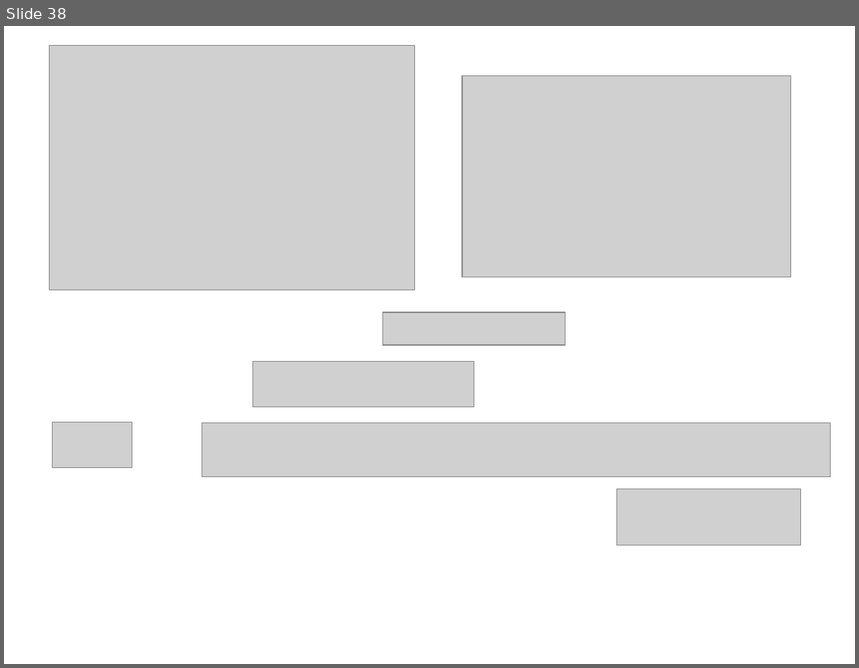
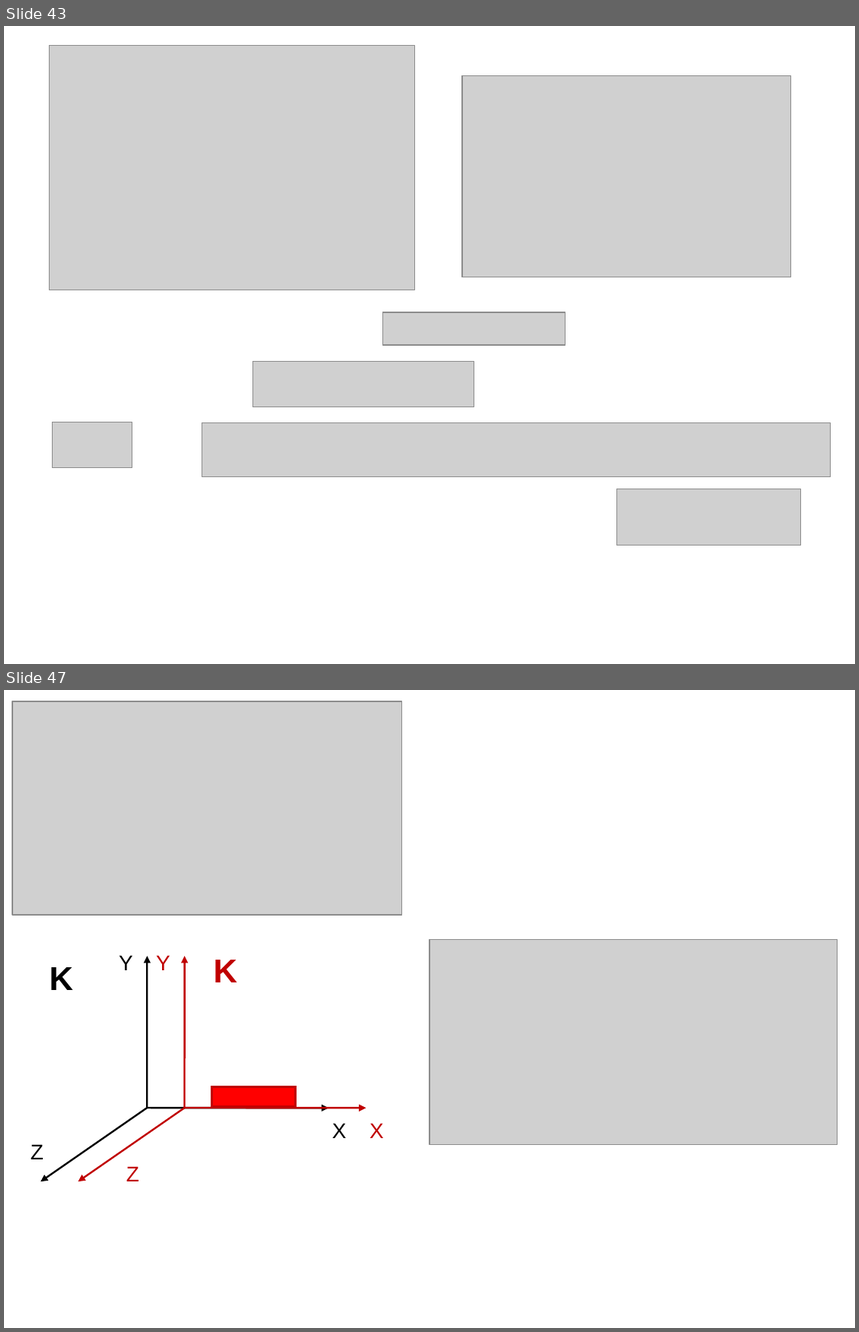
Before and after one commit to l432/NMK, a slide deck: Lecture/Mechanics/sclad.ppt. Shown one above the other, each under a label of ours: slide 38 before the commit, slides 43 and 47 after it; the slides between them are not shown. The pictures are 859x668 and 859x1332 pixels, drawn with LibreOffice and Linux fonts; fonts in the diff are those of the drawing; grey boxes stand for pictures. Boxes give left, top, right and bottom in pixels: in the first picture for what was removed or moved away, otherwise in the second. Text is boxed around its words. In the diff, an @@ line names an element or a change of style, - is before the commit and + after.

```diff
--- a/Lecture/Mechanics/sclad.ppt
+++ b/Lecture/Mechanics/sclad.ppt
@@ slide 47 added at box(4, 690, 855, 1328), background #FFFFFF @@
@@ picture added at box(12, 701, 402, 915) @@
@@ picture added at box(430, 939, 837, 1144) @@
@@ group added at box(31, 955, 384, 1182): 8 texts, 6 arrows, 1 rectangle @@
+Y
+X
+Z
+K
+Y
+X
+Z
+K
@@ what was slide 38 is now slide 43 @@
```
Also in this commit, not shown: 10 slides changed, 11 other slides added, 4 slides removed, 5 other files.
